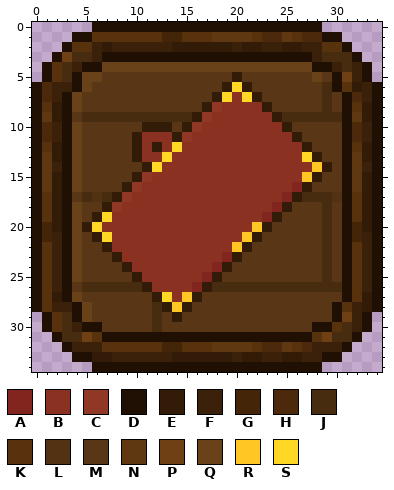
Two versions of one pixel-art sprite, resources/sprites/gui/buttons/towerBuy/miscCannon/000.png. The picture above was drawn from the file before the commit.
The file is 35x35 pixels. Colours within 5 levels of each other are drawn and written as one.
Palette (. is transparent): A #82251e  B #8a3121  C #903726  D #1f1003  E #331c07  F #3b2109  G #442508  H #4c290a  J #482c10  K #58310d  L #523213  M #593716  N #5f3710  P #6e4014  Q #6a421a  R #ffc624  S #ffd724
Pixels before, first column x 0:
 0 ......DDDDDDDDDDDDDDDDDDDDDDD......
 1 ....DDKKKKKKKGGKKKNNNNKHHNKHHDD....
 2 ...DKKFEFFFFFFEEEEEEFEEFFEEFFKKD...
 3 ..DPJJFDDDDDDDDDDDDDDDDDDDDDFJJJD..
 4 .DKJFDDQQQQQQQQQQQQQQQQQQQQQDDFJFD.
 5 .DKJDQQMMMMMMMMMMMMMEMMMMMMMQMDPFD.
 6 DHFFDQMMMMMMMMMMMMMESEMMMMMMMJDKEFD
 7 DHFDQMMMMMMMMMMMMMESBSEMMMMMMJMDHFD
 8 DKEDQMMMMMMMMMMMMECBBBBEMMMMMJMDKED
 9 DNEDMJJJJJJJJJJJECBBBBBBEJJJJJJDNED
10 DHFDQMMMMMMEEEMECBBBBBBBBEMMMMMDHFD
11 DHFDQMMMMMEBBBECBBBBBBBBBBEMMMMDHFD
12 DKEDQMMMMMEBEBSBBBBBBBBBBBBEMMMDKED
13 DNEDQMMMMMEBBSBBBBBBBBBBBBBSEMMDNED
14 DNFDQMMMMMMESBBBBBBBBBBBBBBBREMDNFD
15 DNEDQMMMMMECBBBBBBBBBBBBBBBREMMDNED
16 DNEDQMMMMECBBBBBBBBBBBBBBBAEMMMDNED
17 DKEDMJLJECBBBBBBBBBBBBBBBAEJJJLDKED
18 DKEDQMMECBBBBBBBBBBBBBBBAEMMMJMDKED
19 DKEDQMESBBBBBBBBBBBBBBBAEMMMMJMDKED
20 DGEDQESBBBBBBBBBBBBBBBREMMMMMJMDGED
21 DGFDQMESBBBBBBBBBBBBBREMMMMMMJMDGFD
22 DKFDQMMEBBBBBBBBBBBBREMMMMMMMJMDKFD
23 DKFDQMMMEBBBBBBBBBBAEMMMMMMMMJMDKFD
24 DKFDQMMMMEBBBBBBBBAEMMMMMMMMMJMDKFD
25 DKFDQMMMMMEBBBBBBAEMMMMMMMMMMJMDKFD
26 DKFDMJJJJJJEBBBBAEJJJJJJJJJJJJJDKFD
27 DKEDQMMMMMMMESBREMMMMMMMMMMMMMMDKED
28 DKFFDQMMMMMMJEREMMMMMMMMMMMMMMDKFED
29 .DKJDQMMMMMMJMEMMMMMMMMMMMMMMMDPFD.
30 .DKJFDDMMMMMJMMMMMMMMMMMMMMMDDKJFD.
31 ..DJJPKDDDDDDDDDDDDDDDDDDDDDKPJJD..
32 ...DFFFKKKKKKGGKKKNNNNKHHNKHFFFD...
33 ....DDEEFFFFFFEEEEEEFEEFFEEFFDD....
34 ......DDDDDDDDDDDDDDDDDDDDDDD......
New version:
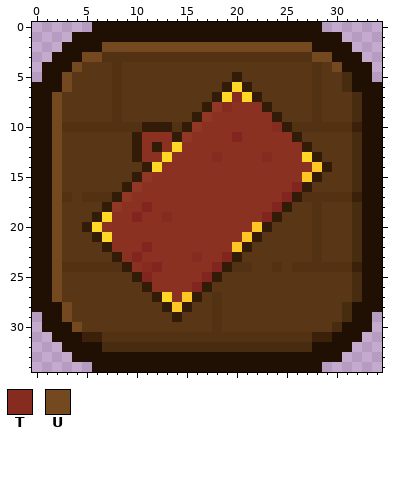
Colours new in this view: T #862b20  U #74491f
What changed:
Changed rows in their new state; - is an unchanged pixel.
first column x 1:
 1 -----DDDDDDDDDDDDDDDDDDDDDDD-----
 2 ---DDDUUUUUUUUUUUUUUUUUUUUUDDD---
 3 --DDUULLLLLLLLLLLLLLLLLLLLLUUDD--
 4 -DDUMMMLMMMMMMMMMMMMMMMMMMMLMUDD-
 5 -DUMMM-L-------------------L-MJD-
 6 DDUMM--L-------------------LMMJDD
 7 DUMM---L-----------T-------LM-MJD
 8 DUMM---L----------T--------LM-MJD
 9 DUM-MMMLMMMMMMM---------MMMLMMMJD
10 DULLLLLLLL---L---------T-LLLLLLFD
11 DUMM---------------A----------MJD
12 DUMM--------------------------MJD
13 DUMM-------------T----T-------MJD
14 DUMM--------------------------MJD
15 DUMM--------------------------MJD
16 DUMM--------------------------MJD
17 DUL-L-L-------------------LLL-LFD
18 DUMM------A----------------LM-MJD
19 DUMM-----A--T--------------LM-MJD
20 DUMM-----------------------LM-MJD
21 DUMM-----------------------LM-MJD
22 DUMM------A----------------LM-MJD
23 DUMM-----A-----T-----------LM-MJD
24 DULLLLLL--TA-------LL--L-LLLLLLFD
25 DUMM------A-----------------M-MJD
26 DUM-MMMMMM-------MMMMMMMMMMMMMMJD
27 DUMM-------------L------------MJD
28 DDUMM------M-----L-----------MJDD
29 -DUMM------M-----L-----------MJD-
30 -DDUMM-----M-----L---------MMJDD-
31 --DDFFLLLLLLLLLLLLLLLLLLLLLFFDD--
32 ---DDDJJJJJJJJJJJJJJJJJJJJJDDD---
33 -----DDDDDDDDDDDDDDDDDDDDDDD-----
